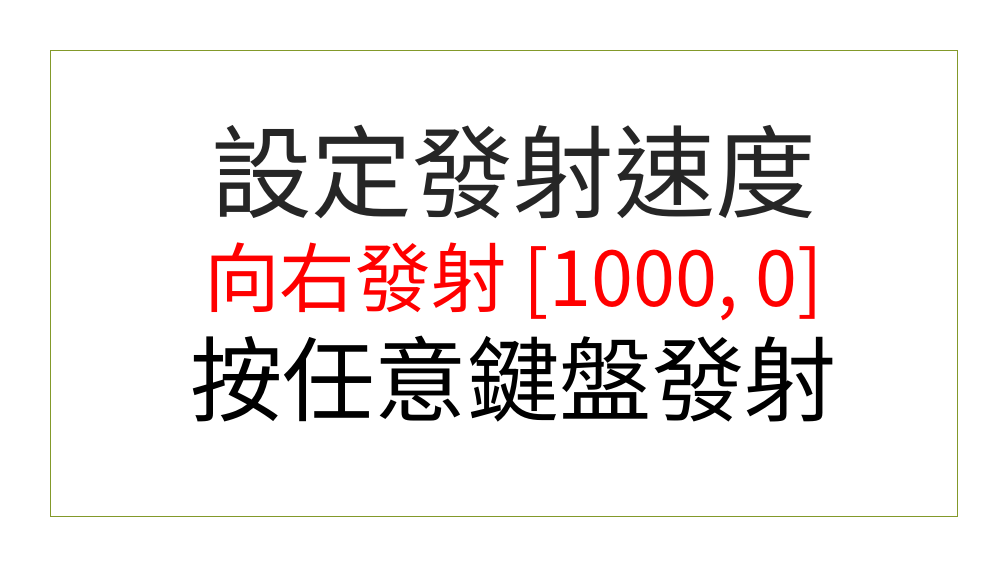
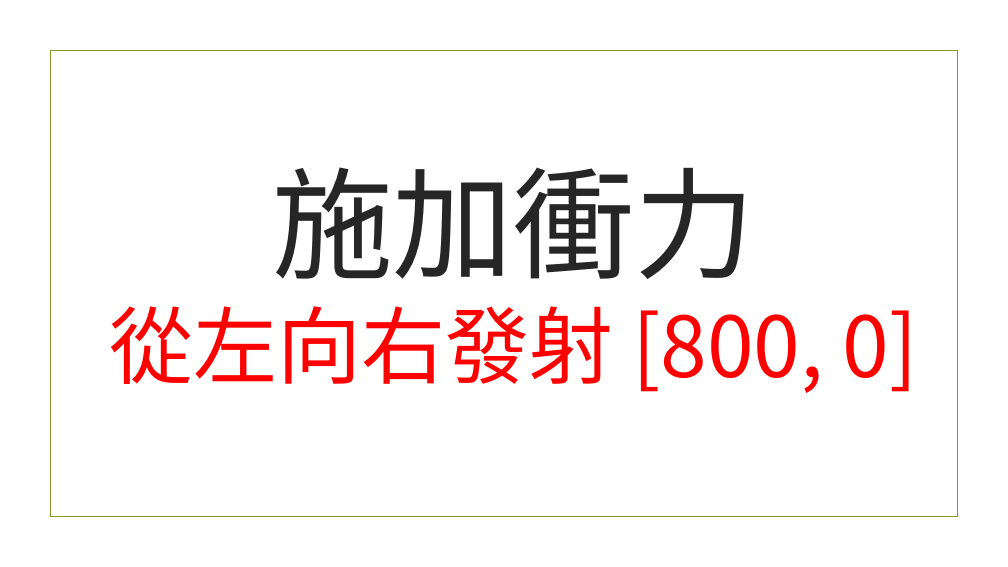
Before and after one commit to beardad1975/py4t, a slide deck: slide 8 of 課程資料/物理撞擊實驗室/物理撞擊實驗室簡報.pptx. Drawn at 1008x567 pixels with LibreOffice and Linux fonts; fonts in the diff are those of the drawing; background and template pictures are left out. Boxes give left, top, right and bottom in pixels: in the first picture for what was removed or moved away, otherwise in the second. Text is boxed around its words. In the diff, an @@ line names an element or a change of style, - is before the commit and + after.

```diff
--- a/課程資料/物理撞擊實驗室/物理撞擊實驗室簡報.pptx
+++ b/課程資料/物理撞擊實驗室/物理撞擊實驗室簡報.pptx
@@ title at [109,167,918,393]: text changed; size 72 to 80 pt @@
-設定發射速度
-向右發射 [1000, 0]
-按任意鍵盤發射
+施加衝力
+從左向右發射 [800, 0]
```
Also in this commit, not shown: 12 other slides changed, 17 slides added, 4 slides removed, 15 other files.
